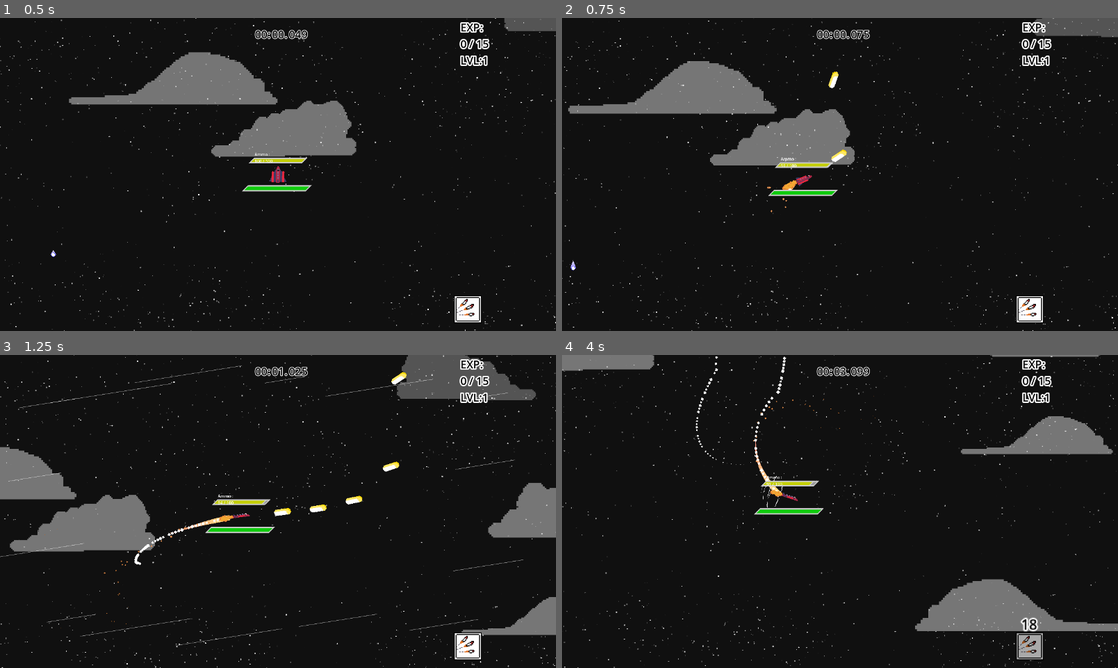
Above: before the commit, frames 1-4 (two rows, left to right).
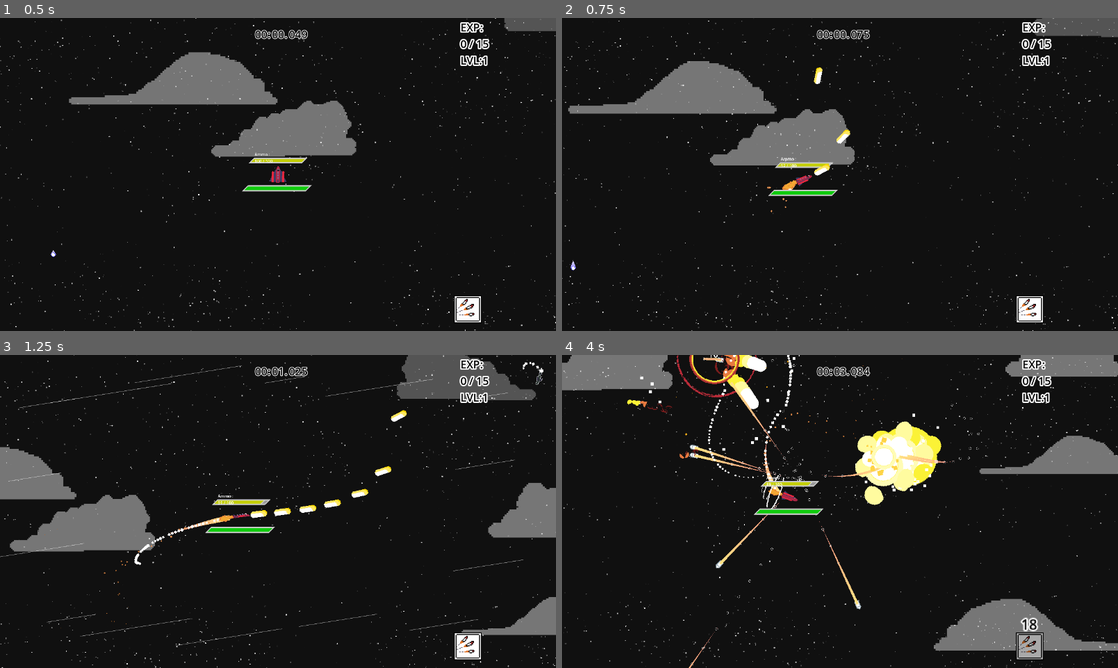
Above: after the commit, the same moments.

Repository: DinoStarBros/Dumby-steals-a-warplane
Game: Godot game, scene res://game_screens/game/game.tscn
The game is run twice, just before and just after one commit, with the same random seed, the same clock (stepped at 60 frames per second) and the same inputs.
Inputs (mouse positions are in pixels of both pictures, inside the frame that each line leads up to):
- Up to frame 1 (0.5 s): no input
- Up to frame 2 (0.75 s): move the mouse to (962, 158) at 0.52 s; press the mouse at (962, 158) at 0.53 s; hold Space (accelerate) from 0.53 s (still down)
- Up to frame 3 (1.25 s): keep holding Space (accelerate)
- Up to frame 4 (4 s): keep holding Space (accelerate); move the mouse to (728, 527) at 1.27 s; release the mouse at (728, 527) at 1.28 s; click (728, 527) at 1.55 s; move the mouse to (895, 442) at 2.02 s; tap 1 (Ability1) at 2.1 s; move the mouse to (812, 574) at 2.77 s; tap 2 (Ability2) at 2.85 s; click (812, 574) at 3.05 s; move the mouse to (1006, 558) at 3.52 s; tap 3 (Ability3) at 3.6 s

Frame 1 is identical in both runs. In frame 2, 0.3% of the frame differs, in the area x 39-52%, y 15-51%; in frame 3, 0.6%; in frame 4, 14%, in the area x 0-100%, y 0-100%.
Error in both runs: Invalid access to property or key 'usable' on a base object of type 'Nil'. (res://abilities/ability_slot/ability_slot.gd:10)

Commit message:
Implemented rotation component to enemies
The rotation component can now work on enemies, alongside velocity component, I can now customize their speed, acceleration, and turn speed, now I can make more enemies.

Also changed some other small things

Diff:
--- a/CompositionStuff/Hurtbox/HurtboxComponent.gd
+++ b/CompositionStuff/Hurtbox/HurtboxComponent.gd
@@ -64,4 +64,4 @@
 		else:
 			# Hit Enemy
 			g.cam.screen_shake(6, 0.1)
-			g.frame_freeze(0.7, 0.05)
+			#g.frame_freeze(0.7, 0.05)
--- a/CompositionStuff/Velocity/velocity_component.gd
+++ b/CompositionStuff/Velocity/velocity_component.gd
@@ -4,12 +4,12 @@
 @onready var p : CharacterBody2D = get_parent()
 
 @export var accelerate_speed : int = 1000 ## How fast the plane can go
+@export var drag_factor : float = 4 ## How fast it can go to top speed
 @export var trail_particles : CPUParticles2D
 
 var desired_velocity : Vector2
 var current_velocity : Vector2
 var change_velocity : Vector2
-const drag_factor : float = 4
 
 func _ready() -> void:
 	pass
@@ -23,13 +23,16 @@
 	p.velocity = current_velocity
 
 	if accelerating:
+
 		current_velocity += change_velocity * delta
 	else:
+
 		current_velocity.y += (980 * delta) / 4
 		p.velocity.y = clamp(p.velocity.y, -accelerate_speed, accelerate_speed)
 
 	if trail_particles:
 		trail_particles.emitting = accelerating
 
+
 func _get_velocity_angle_deg() -> float:
 	return rad_to_deg(p.velocity.angle())
--- a/entities/chaser/chaser.gd
+++ b/entities/chaser/chaser.gd
@@ -6,6 +6,7 @@
 var dist_to_targ : float
 
 @onready var velocity_component: VelocityComponent = %VelocityComponent
+@onready var rotation_component: RotationComponent = %RotationComponent
 
 func _ready() -> void:
 	_on_target_deviat_timer_timeout()
@@ -15,25 +16,26 @@
 
 var target_deviation : Vector2
 var direction : Vector2
+var target_position : Vector2
 func _physics_process(delta : float) -> void:
 	move_and_slide()
 	target = g.player
 
 	dist_to_targ = global_position.distance_to(target.global_position)
 	if dist_to_targ >= tdev_range + (tdev_range/5):
-		dir_to_targ = ((target.global_position + target_deviation) - global_position).normalized()
+		target_position = target.global_position + target_deviation
+		dir_to_targ = ((target_position) - global_position).normalized()
 	else:
-		dir_to_targ = (target.global_position - global_position).normalized()
+		target_position = target.global_position
+		dir_to_targ = (target_position - global_position).normalized()
 
 	%flamez.visible = accelerating
 	%flameparticles.emitting = accelerating
 	%flameparticles.direction = -velocity
 
-	direction = global_position + velocity
-	%Plane.look_at(direction)
-	%outline.look_at(direction)
-
-	velocity_component.other_velocity_handle(delta, dir_to_targ, accelerating)
+	rotation_component.plane_rotation_handling(delta, target_position)
+	direction = rotation_component.direction
+	velocity_component.other_velocity_handle(delta, direction, accelerating)
 
 const tdev_range : = 300
 func _on_target_deviat_timer_timeout() -> void:
--- a/entities/chaser/chaser.tscn
+++ b/entities/chaser/chaser.tscn
@@ -8,6 +8,38 @@
 [ext_resource type="Texture2D" uid="uid://cb00doqsxr2ay" path="res://Art/Stuff2/shockwave-Sheet.png" id="6_0teo6"]
 [ext_resource type="PackedScene" uid="uid://cilaqubvkn2sv" path="res://CompositionStuff/Hitbox/hitbox_component.tscn" id="7_bngux"]
 [ext_resource type="PackedScene" uid="uid://cbs0bmg6fong3" path="res://CompositionStuff/Velocity/velocity_component.tscn" id="8_vc8fo"]
+[ext_resource type="PackedScene" uid="uid://cwryohxgadl0g" path="res://CompositionStuff/Rotation/rotation_component.tscn" id="9_b36b3"]
+
+[sub_resource type="CircleShape2D" id="CircleShape2D_vc8fo"]
+radius = 15.0
+
+[sub_resource type="Animation" id="Animation_2qnmu"]
+resource_name = "Ouch"
+length = 0.1
+tracks/0/type = "value"
+tracks/0/imported = false
+tracks/0/enabled = true
+tracks/0/path = NodePath("Plane:modulate")
+tracks/0/interp = 1
+tracks/0/loop_wrap = true
+tracks/0/keys = {
+"times": PackedFloat32Array(0, 0.1),
+"transitions": PackedFloat32Array(1, 1),
+"update": 0,
+"values": [Color(100, 100, 100, 1), Color(1, 1, 1, 1)]
+}
+
+[sub_resource type="Animation" id="Animation_bvk23"]
+length = 0.001
+
+[sub_resource type="AnimationLibrary" id="AnimationLibrary_d56he"]
+_data = {
+&"Ouch": SubResource("Animation_2qnmu"),
+&"RESET": SubResource("Animation_bvk23")
+}
+
+[sub_resource type="CircleShape2D" id="CircleShape2D_tuvxo"]
+radius = 18.0
 
 [sub_resource type="Curve" id="Curve_smpng"]
 _limits = [-360.0, 360.0, 0.0, 1.0]
@@ -82,34 +114,6 @@
 _data = [Vector2(0, -304.615), 0.0, 0.0, 0, 0, Vector2(0.983146, 296.703), 0.0, 0.0, 0, 0]
 point_count = 2
 
-[sub_resource type="Animation" id="Animation_2qnmu"]
-resource_name = "Ouch"
-length = 0.1
-tracks/0/type = "value"
-tracks/0/imported = false
-tracks/0/enabled = true
-tracks/0/path = NodePath("Plane:modulate")
-tracks/0/interp = 1
-tracks/0/loop_wrap = true
-tracks/0/keys = {
-"times": PackedFloat32Array(0, 0.1),
-"transitions": PackedFloat32Array(1, 1),
-"update": 0,
-"values": [Color(100, 100, 100, 1), Color(1, 1, 1, 1)]
-}
-
-[sub_resource type="Animation" id="Animation_bvk23"]
-length = 0.001
-
-[sub_resource type="AnimationLibrary" id="AnimationLibrary_d56he"]
-_data = {
-&"Ouch": SubResource("Animation_2qnmu"),
-&"RESET": SubResource("Animation_bvk23")
-}
-
-[sub_resource type="CircleShape2D" id="CircleShape2D_tuvxo"]
-radius = 18.0
-
 [sub_resource type="Curve" id="Curve_tuvxo"]
 _data = [Vector2(0, 1), 0.0, 0.0, 0, 0, Vector2(1, 0), 0.0, 0.0, 0, 0]
 point_count = 2
@@ -147,7 +151,7 @@
 tracks/2/type = "value"
 tracks/2/imported = false
 tracks/2/enabled = true
-tracks/2/path = NodePath("outline:visible")
+tracks/2/path = NodePath("Plane/outline:visible")
 tracks/2/interp = 1
 tracks/2/loop_wrap = true
 tracks/2/keys = {
@@ -225,7 +229,7 @@
 tracks/3/type = "value"
 tracks/3/imported = false
 tracks/3/enabled = true
-tracks/3/path = NodePath("outline:visible")
+tracks/3/path = NodePath("Plane/outline:visible")
 tracks/3/interp = 1
 tracks/3/loop_wrap = true
 tracks/3/keys = {
@@ -277,13 +281,50 @@
 &"die": SubResource("Animation_akvag")
 }
 
-[sub_resource type="CircleShape2D" id="CircleShape2D_vc8fo"]
-radius = 15.0
-
 [node name="chaser" type="CharacterBody2D" groups=["Enemy"]]
 z_index = 2
 scale = Vector2(1.5, 1.5)
 script = ExtResource("1_b7csh")
+
+[node name="VelocityComponent" parent="." node_paths=PackedStringArray("trail_particles") instance=ExtResource("8_vc8fo")]
+unique_name_in_owner = true
+accelerate_speed = 900
+drag_factor = 3.0
+trail_particles = NodePath("../Plane/trailparticle")
+
+[node name="RotationComponent" parent="." node_paths=PackedStringArray("thing_to_rotate") instance=ExtResource("9_b36b3")]
+unique_name_in_owner = true
+turn_speed = 5.0
+thing_to_rotate = NodePath("../Plane")
+
+[node name="HitboxComponent" parent="." instance=ExtResource("7_bngux")]
+unique_name_in_owner = true
+collision_layer = 4
+collision_mask = 4
+
+[node name="CollisionShape2D" type="CollisionShape2D" parent="HitboxComponent"]
+shape = SubResource("CircleShape2D_vc8fo")
+
+[node name="HurtboxComponent" parent="." node_paths=PackedStringArray("health_component", "ouchnim") instance=ExtResource("4_on2tx")]
+collision_layer = 2
+collision_mask = 2
+health_component = NodePath("../HealthComponent")
+ouchnim = NodePath("ouchnim")
+explosion_particles = true
+
+[node name="ouchnim" type="AnimationPlayer" parent="HurtboxComponent"]
+root_node = NodePath("../..")
+libraries = {
+&"": SubResource("AnimationLibrary_d56he")
+}
+
+[node name="hubc" type="CollisionShape2D" parent="HurtboxComponent"]
+shape = SubResource("CircleShape2D_tuvxo")
+
+[node name="targetDeviatTimer" type="Timer" parent="."]
+unique_name_in_owner = true
+wait_time = 2.0
+autostart = true
 
 [node name="Plane" type="Sprite2D" parent="."]
 unique_name_in_owner = true
@@ -337,54 +378,33 @@
 scale_amount_min = 4.0
 scale_amount_max = 10.0
 
-[node name="outline" type="Node2D" parent="."]
+[node name="outline" type="Node2D" parent="Plane"]
 unique_name_in_owner = true
 modulate = Color(100, 100, 100, 1)
 
-[node name="1" type="Sprite2D" parent="outline"]
+[node name="1" type="Sprite2D" parent="Plane/outline"]
 modulate = Color(0.587035, 0.722509, 1, 1)
 z_index = -1
 position = Vector2(0, -1)
 texture = ExtResource("2_fsmyf")
 
-[node name="2" type="Sprite2D" parent="outline"]
+[node name="2" type="Sprite2D" parent="Plane/outline"]
 modulate = Color(0.587035, 0.722509, 1, 1)
 z_index = -1
 position = Vector2(1, 0)
 texture = ExtResource("2_fsmyf")
 
-[node name="3" type="Sprite2D" parent="outline"]
+[node name="3" type="Sprite2D" parent="Plane/outline"]
 modulate = Color(0.587035, 0.722509, 1, 1)
 z_index = -1
 position = Vector2(0, 1)
 texture = ExtResource("2_fsmyf")
 
-[node name="4" type="Sprite2D" parent="outline"]
+[node name="4" type="Sprite2D" parent="Plane/outline"]
 modulate = Color(0.587035, 0.722509, 1, 1)
 z_index = -1
 position = Vector2(-1, 0)
 texture = ExtResource("2_fsmyf")
-
-[node name="targetDeviatTimer" type="Timer" parent="."]
-unique_name_in_owner = true
-wait_time = 2.0
-autostart = true
-
-[node name="HurtboxComponent" parent="." node_paths=PackedStringArray("health_component", "ouchnim") instance=ExtResource("4_on2tx")]
-collision_layer = 2
-collision_mask = 2
-health_component = NodePath("../HealthComponent")
-ouchnim = NodePath("ouchnim")
-explosion_particles = true
-
-[node name="ouchnim" type="AnimationPlayer" parent="HurtboxComponent"]
-root_node = NodePath("../..")
-libraries = {
-&"": SubResource("AnimationLibrary_d56he")
-}
-
-[node name="hubc" type="CollisionShape2D" parent="HurtboxComponent"]
-shape = SubResource("CircleShape2D_tuvxo")
 
 [node name="HealthComponent" parent="." instance=ExtResource("5_74ld6")]
 max_hp = 30.0
@@ -424,17 +444,4 @@
 vframes = 3
 frame = 1
 
-[node name="HitboxComponent" parent="." instance=ExtResource("7_bngux")]
-unique_name_in_owner = true
-collision_layer = 4
-collision_mask = 4
-
-[node name="CollisionShape2D" type="CollisionShape2D" parent="HitboxComponent"]
-shape = SubResource("CircleShape2D_vc8fo")
-
-[node name="VelocityComponent" parent="." node_paths=PackedStringArray("trail_particles") instance=ExtResource("8_vc8fo")]
-unique_name_in_owner = true
-accelerate_speed = 900
-trail_particles = NodePath("../Plane/trailparticle")
-
 [connection signal="timeout" from="targetDeviatTimer" to="." method="_on_target_deviat_timer_timeout"]
--- a/entities/dumby/dumby.gd
+++ b/entities/dumby/dumby.gd
@@ -29,14 +29,19 @@
 
 	half_viewport = get_viewport_rect().size / 2.0
 
+	# Mouse stuff
 	dir_to_mouse = global_position.direction_to(get_global_mouse_position())
 	dist_to_mouse = global_position.distance_to(get_global_mouse_position())
+
+	# Handling the Velocity and Rotation Component stuff
+	dir_plane = rotation_component.direction
 
 	velocity_component.other_velocity_handle(delta, dir_plane, accelerating)
 	if controller:
 		rotation_component.plane_rotation_handling(delta, global_position + (controller_joypad_vector * 50))
 	else:
 		rotation_component.plane_rotation_handling(delta, get_global_mouse_position())
+
 
 	if accelerating:
 		if not %jet.playing:
@@ -48,10 +53,6 @@
 		pass
 	else:
 		accelerating = Input.is_action_pressed("accelerate")
-
-
-
-	dir_plane = rotation_component.direction
 
 	if accelerating:
 
--- a/entities/shooter/shooter.gd
+++ b/entities/shooter/shooter.gd
@@ -5,6 +5,7 @@
 var target : CharacterBody2D
 
 @onready var velocity_component: VelocityComponent = %VelocityComponent
+@onready var rotation_component: RotationComponent = %RotationComponent
 
 func _ready() ->  void:
 	_on_target_deviat_timer_timeout()
@@ -20,10 +21,9 @@
 	%flameparticles.emitting = accelerating
 	%flameparticles.direction = -velocity
 
-
-	%Plane.look_at(target.global_position)
-	%outline.look_at(target.global_position)
-	velocity_component.other_velocity_handle(delta, dir_to_targ, accelerating)
+	rotation_component.plane_rotation_handling(delta, target.global_position)
+	var direction : Vector2 = rotation_component.direction
+	velocity_component.other_velocity_handle(delta, direction, accelerating)
 
 const tdev_range : = 500
 func _on_target_deviat_timer_timeout() -> void:
--- a/entities/shooter/shooter.tscn
+++ b/entities/shooter/shooter.tscn
@@ -9,6 +9,7 @@
 [ext_resource type="AudioStream" uid="uid://dtq0aduiy7nn4" path="res://Audio/gunshot.wav" id="7_npqfx"]
 [ext_resource type="AudioStream" uid="uid://rfxisnyv0d1i" path="res://Audio/pistol-shot-233473.mp3" id="8_o6t5e"]
 [ext_resource type="PackedScene" uid="uid://cbs0bmg6fong3" path="res://CompositionStuff/Velocity/velocity_component.tscn" id="9_ckebl"]
+[ext_resource type="PackedScene" uid="uid://cwryohxgadl0g" path="res://CompositionStuff/Rotation/rotation_component.tscn" id="10_d1p5d"]
 
 [sub_resource type="Curve" id="Curve_smpng"]
 _limits = [-360.0, 360.0, 0.0, 1.0]
@@ -135,7 +136,7 @@
 tracks/2/type = "value"
 tracks/2/imported = false
 tracks/2/enabled = true
-tracks/2/path = NodePath("outline:visible")
+tracks/2/path = NodePath("Plane/outline:visible")
 tracks/2/interp = 1
 tracks/2/loop_wrap = true
 tracks/2/keys = {
@@ -213,7 +214,7 @@
 tracks/3/type = "value"
 tracks/3/imported = false
 tracks/3/enabled = true
-tracks/3/path = NodePath("outline:visible")
+tracks/3/path = NodePath("Plane/outline:visible")
 tracks/3/interp = 1
 tracks/3/loop_wrap = true
 tracks/3/keys = {
@@ -316,29 +317,29 @@
 autoplay = "flameLoop"
 speed_scale = 1.5
 
-[node name="outline" type="Node2D" parent="."]
+[node name="outline" type="Node2D" parent="Plane"]
 unique_name_in_owner = true
 modulate = Color(100, 100, 100, 1)
 
-[node name="1" type="Sprite2D" parent="outline"]
+[node name="1" type="Sprite2D" parent="Plane/outline"]
 modulate = Color(0.587035, 0.722509, 1, 1)
 z_index = -1
 position = Vector2(0, -1)
 texture = ExtResource("2_bvc85")
 
-[node name="2" type="Sprite2D" parent="outline"]
+[node name="2" type="Sprite2D" parent="Plane/outline"]
 modulate = Color(0.587035, 0.722509, 1, 1)
 z_index = -1
 position = Vector2(1, 0)
 texture = ExtResource("2_bvc85")
 
-[node name="3" type="Sprite2D" parent="outline"]
+[node name="3" type="Sprite2D" parent="Plane/outline"]
 modulate = Color(0.587035, 0.722509, 1, 1)
 z_index = -1
 position = Vector2(0, 1)
 texture = ExtResource("2_bvc85")
 
-[node name="4" type="Sprite2D" parent="outline"]
+[node name="4" type="Sprite2D" parent="Plane/outline"]
 modulate = Color(0.587035, 0.722509, 1, 1)
 z_index = -1
 position = Vector2(-1, 0)
@@ -425,5 +426,9 @@
 [node name="VelocityComponent" parent="." instance=ExtResource("9_ckebl")]
 unique_name_in_owner = true
 
+[node name="RotationComponent" parent="." node_paths=PackedStringArray("thing_to_rotate") instance=ExtResource("10_d1p5d")]
+unique_name_in_owner = true
+thing_to_rotate = NodePath("../Plane")
+
 [connection signal="timeout" from="targetDeviatTimer" to="." method="_on_target_deviat_timer_timeout"]
 [connection signal="timeout" from="ShootTimer" to="." method="_on_shoot_timer_timeout"]
--- a/resources/waves/wave1.tres
+++ b/resources/waves/wave1.tres
@@ -10,6 +10,6 @@
 minimum_spawn_time = 0.5
 spawn_time_increment = 0.01
 enemy_limit = 10.0
-min_enemy_amount = 0
-max_enemy_amount = 0
+min_enemy_amount = 2
+max_enemy_amount = 3
 metadata/_custom_type_script = "uid://d1crhjsum6w1o"
--- a/resources/weapon_stats/RapidStats.tres
+++ b/resources/weapon_stats/RapidStats.tres
@@ -5,7 +5,7 @@
 
 [resource]
 script = ExtResource("1_v3prr")
-shoot_cooldown = 0.1
+shoot_cooldown = 0.075
 bullet_spd = 2000
 bullet_amnt = 1
 random_spread = 0.01
--- a/weapons/rapid/rapid.gd
+++ b/weapons/rapid/rapid.gd
@@ -28,7 +28,7 @@
 		for n in stats.bullet_amnt:
 			spawn_bullet()
 	if buffed:
-		cooldown -= delta * 3 ## Increases the firerate when buffed
+		cooldown -= delta * 2 # Increases the firerate when buffed
 	else:
 		cooldown -= delta
 	if cooldown <= 0:
--- a/weapons/rapid/rapid.tscn
+++ b/weapons/rapid/rapid.tscn
@@ -9,6 +9,7 @@
 script = ExtResource("1_ojx54")
 stats = ExtResource("2_7cnad")
 max_ammo = 100
+min_sweet_spot = 0.55
 max_sweet_spot = 0.9
 max_buff_time = 3.0
 
Not shown: 1 places in entities/chaser/chaser.tscn that only renumber resources
Not shown: 1 places in entities/shooter/shooter.tscn that only renumber resources
